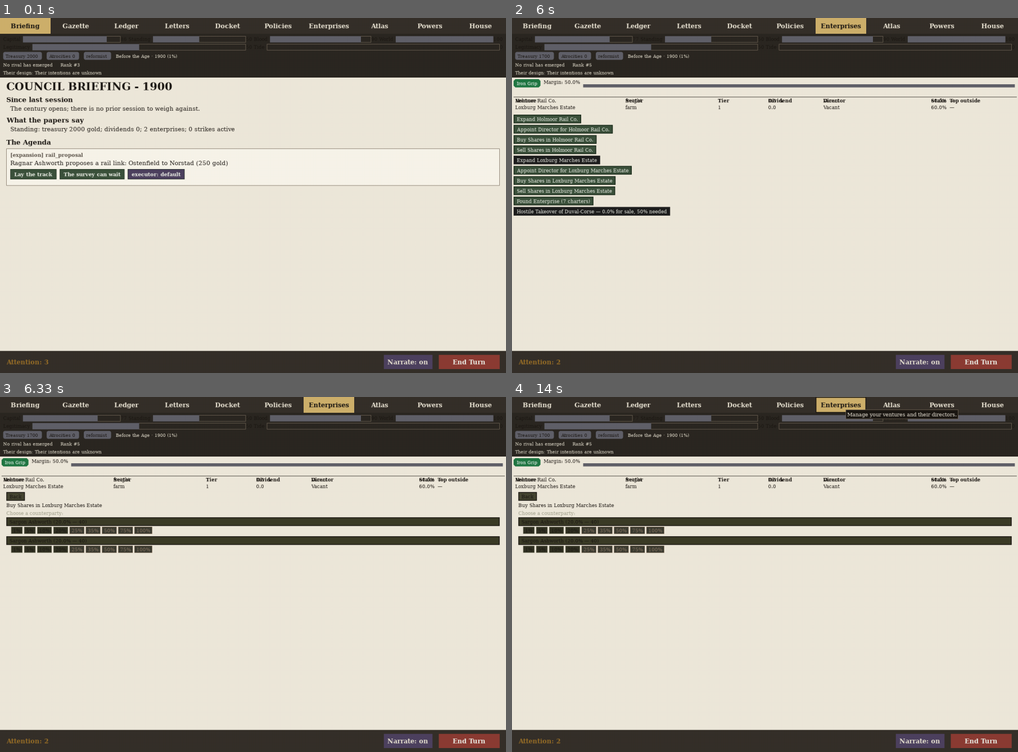
Above: before the commit, frames 1-4 (two rows, left to right).
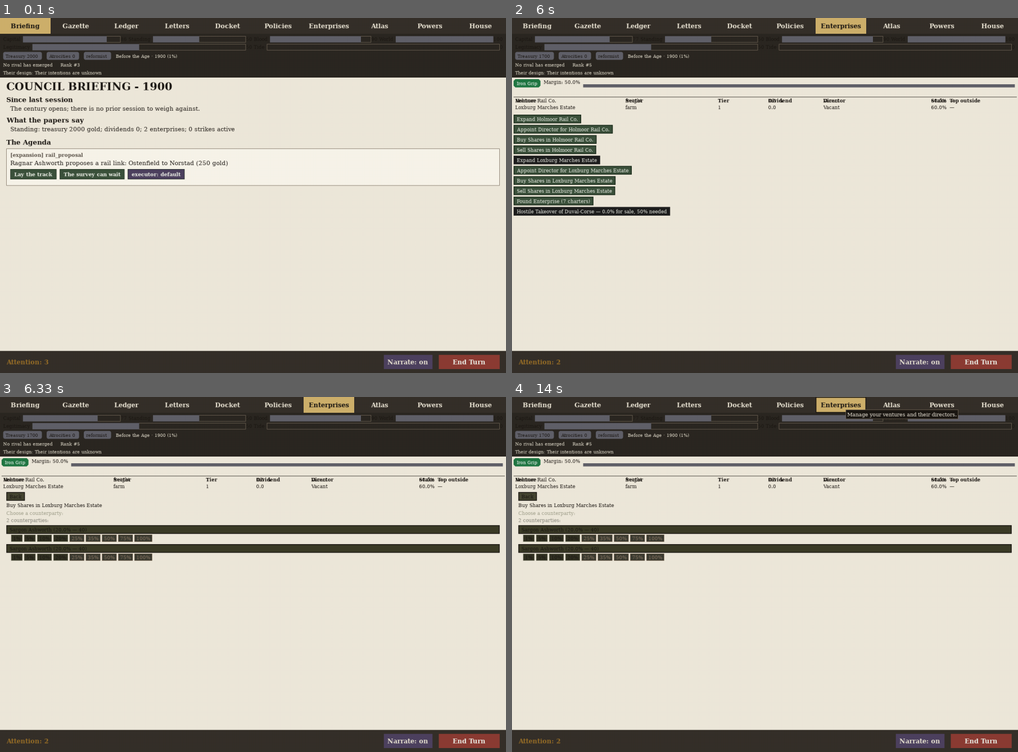
Above: after the commit, the same moments.

Repository: civersen222/Guilded-Age
Game: pygame game, started from gilded/__main__.py
The game is run twice, just before and just after one commit, with the same random seed, the same clock (stepped at 60 frames per second) and the same inputs.
Inputs (mouse positions are in pixels of both pictures, inside the frame that each line leads up to):
- Up to frame 1 (0.1 s): no input
- Up to frame 2 (6 s): click "Enterprises" at 0.38 s; click (577, 160) at 0.72 s; click (785, 238) at 1.05 s; click "Enterprises" at 1.38 s; click (896, 64) at 1.72 s; click "Enterprises" at 2.62 s; click (724, 174) at 2.95 s
- Up to frame 3 (6.33 s): click (80, 563) at 6.12 s
- Up to frame 4 (14 s): click "Enterprises" at 13.82 s

Frames 1-2 are identical in both runs. In frame 3, 8.9% of the frame differs, in the area x 1-99%, y 33-47%; in frame 4, 8.9%.

Commit message:
I6f: restore second subtitle line for counterparties display

Diff:
--- a/gilded/ui/broadsheet.py
+++ b/gilded/ui/broadsheet.py
@@ -2161,6 +2161,10 @@
         y += body.get_height() + 4
 
         treasury = self.game.houses[self.house].treasury
+        shown = len(counterparties)
+        sub = body.render(f"{shown} counterparties:", True, (130, 130, 120))
+        surface.blit(sub, (PAD, y))
+        y += body.get_height() + 6
 
         for cp, ladder in ladder_data:
             if y > content.bottom - 80:
